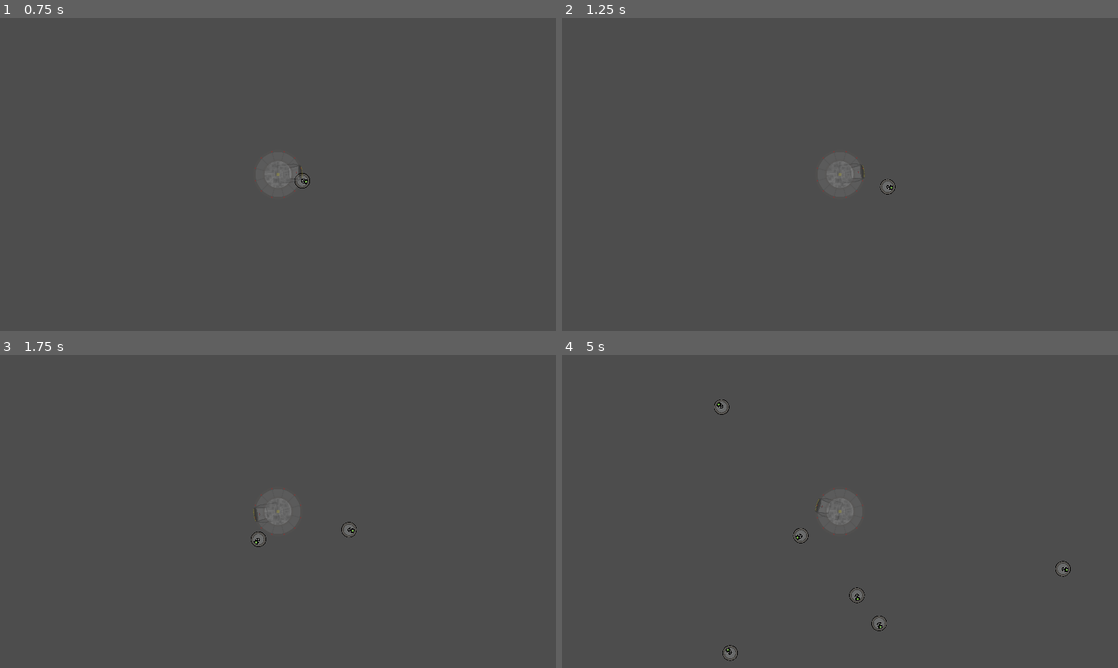
Above: before the commit, frames 1-4 (two rows, left to right).
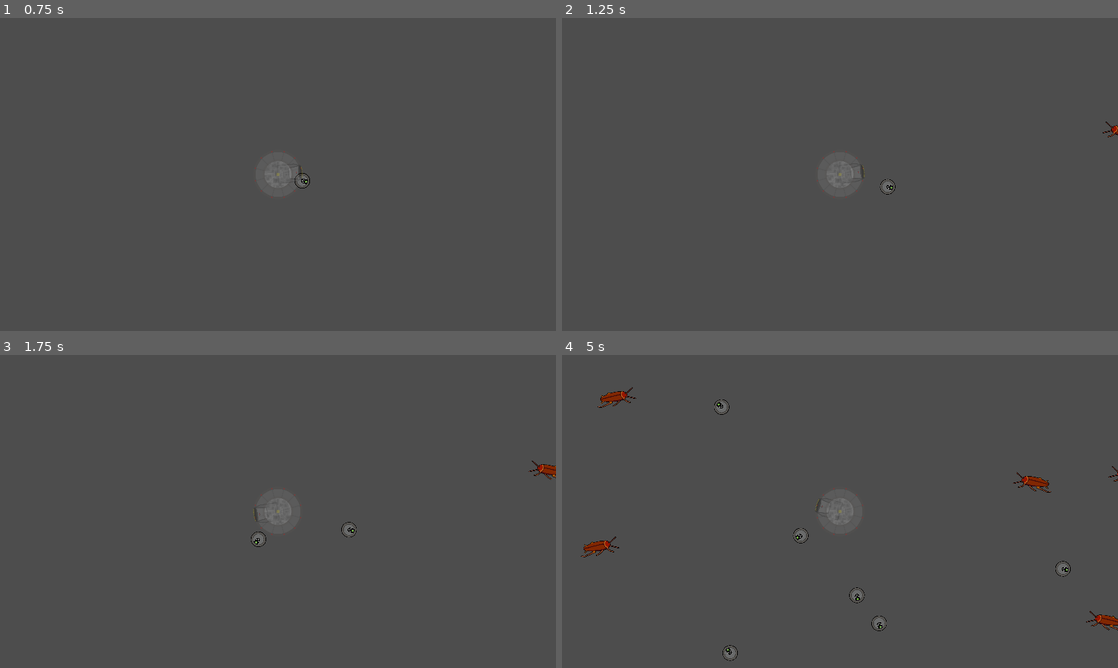
Above: after the commit, the same moments.

Repository: PlainOldNoah/DroneDeployer
Game: Godot game, scene res://main.tscn
The game is run twice, just before and just after one commit, with the same random seed, the same clock (stepped at 60 frames per second) and the same inputs.
Inputs (mouse positions are in pixels of both pictures, inside the frame that each line leads up to):
- Up to frame 1 (0.75 s): tap Enter at 0.5 s; move the mouse to (400, 158) at 0.52 s; press the mouse at (400, 158) at 0.53 s
- Up to frame 2 (1.25 s): no input
- Up to frame 3 (1.75 s): move the mouse to (166, 527) at 1.27 s; release the mouse at (166, 527) at 1.28 s; click (166, 527) at 1.35 s
- Up to frame 4 (5 s): move the mouse to (895, 442) at 2.02 s; press the mouse at (895, 442) at 2.03 s; move the mouse to (812, 574) at 2.77 s; release the mouse at (812, 574) at 2.78 s; click (812, 574) at 2.85 s; move the mouse to (1006, 558) at 3.52 s; press the mouse at (1006, 558) at 3.53 s; right-click (1006, 558) at 4.15 s; move the mouse to (673, 464) at 4.27 s; release the mouse at (673, 464) at 4.28 s; click (673, 464) at 4.35 s

Frame 1 is identical in both runs. In frame 2, less than 0.1% of the frame differs, in the area x 97-100%, y 33-39%; in frame 3, 0.1%; in frame 4, 0.7%, in the area x 3-100%, y 10-88%.

Commit message:
Created roach enemy and basic logic implemented for it

Diff:
--- a/Drone Deployer/drone_core/ddcc.gd
+++ b/Drone Deployer/drone_core/ddcc.gd
@@ -53,6 +53,8 @@
 func _on_core_area_body_entered(body):
 	if body.is_in_group("drone"):
 		body.store()
+	if body.is_in_group("enemy"):
+		body.queue_free() # TODO
 
 
 func _on_arming_range_body_exited(_body):
--- a/Drone Deployer/drone_core/ddcc.tscn
+++ b/Drone Deployer/drone_core/ddcc.tscn
@@ -54,7 +54,7 @@
 [node name="DeploymentClearing" type="Area2D" parent="Sprites/Deployer"]
 z_index = 1
 collision_layer = 0
-collision_mask = 2
+collision_mask = 6
 
 [node name="CollisionShape2D" type="CollisionShape2D" parent="Sprites/Deployer/DeploymentClearing"]
 position = Vector2(132, 0)
@@ -69,7 +69,7 @@
 [node name="CoreArea" type="Area2D" parent="."]
 z_index = 1
 collision_layer = 0
-collision_mask = 2
+collision_mask = 6
 
 [node name="CollisionShape2D" type="CollisionShape2D" parent="CoreArea"]
 shape = SubResource("CircleShape2D_yahjk")
--- a/Drone Deployer/drone_core/drone.gd
+++ b/Drone Deployer/drone_core/drone.gd
@@ -97,6 +97,8 @@
 		# Fixes two drones from colliding many times at once
 		collider.set_velocity_from_vector(velocity.bounce(collision.get_normal()))
 		collider.change_facing_direction()
+	elif collider.is_in_group("enemy"):
+		collider.queue_free()
 	else:
 		set_velocity_from_vector(velocity.bounce(collision.get_normal()))
 
--- /dev/null
+++ b/Drone Deployer/enemies/base_enemy.gd
@@ -0,0 +1,45 @@
+extends CharacterBody2D
+
+var stats:Dictionary = {
+	"speed":0,
+	"max_hp":0
+}
+
+var target_pos = null
+
+
+func _ready():
+	add_to_group("enemy")
+
+
+func _physics_process(delta):
+	var collision = move_and_collide(velocity * delta)
+#	if collision:
+#		handle_collision(collision)
+
+
+#func handle_collision(_collision:KinematicCollision2D):
+#	var collider = collision.get_collider()
+
+
+# Sets the target
+func set_target(new_target:Node):
+	target_pos = new_target.get_global_position()
+	go_to(target_pos)
+
+
+# Aims the velocity to that of the provided point
+func go_to(point:Vector2):
+	set_velocity_from_vector(point - self.get_global_position())
+
+
+# Sets the velocity from a provided vector
+func set_velocity_from_vector(vector:Vector2, speed:int=stats.speed):
+	set_velocity(vector.normalized() * speed)
+	change_facing_direction()
+
+
+# Adjusts the facing direction to that of the current velocity
+func change_facing_direction():
+	if velocity.x < 1:
+		apply_scale(Vector2(-1,1))
--- /dev/null
+++ b/Drone Deployer/enemies/base_enemy.tscn
@@ -0,0 +1,12 @@
+[gd_scene load_steps=2 format=3 uid="uid://e7ud1rls0atx"]
+
+[ext_resource type="Script" path="res://enemies/base_enemy.gd" id="1_uxrr6"]
+
+[node name="BaseEnemy" type="CharacterBody2D"]
+collision_layer = 4
+collision_mask = 0
+script = ExtResource("1_uxrr6")
+
+[node name="Sprite2D" type="Sprite2D" parent="."]
+
+[node name="CollisionShape2D" type="CollisionShape2D" parent="."]
--- /dev/null
+++ b/Drone Deployer/enemies/enemy_manager.gd
@@ -0,0 +1,7 @@
+extends Node
+
+signal enemy_created(enemy:Node)
+
+func create_new_enemy(enemy_path:String):
+	var enemy_inst:Node = load(enemy_path).instantiate()
+	emit_signal("enemy_created", enemy_inst)
--- /dev/null
+++ b/Drone Deployer/enemies/roach.gd
@@ -0,0 +1,10 @@
+extends "res://enemies/base_enemy.gd"
+
+var roach_stats:Dictionary = {
+	"speed":50,
+	"max_hp":1
+}
+
+
+func _ready():
+	stats = roach_stats
--- /dev/null
+++ b/Drone Deployer/enemies/roach.tscn
@@ -0,0 +1,20 @@
+[gd_scene load_steps=5 format=3 uid="uid://c4t4k6ucmdjsw"]
+
+[ext_resource type="PackedScene" uid="uid://e7ud1rls0atx" path="res://enemies/base_enemy.tscn" id="1_jeqh5"]
+[ext_resource type="Script" path="res://enemies/roach.gd" id="2_tsqcy"]
+[ext_resource type="Texture2D" uid="uid://12ok6po7sk3k" path="res://assets/visual/roach.png" id="3_0oajm"]
+
+[sub_resource type="CapsuleShape2D" id="CapsuleShape2D_s6l6r"]
+radius = 33.0
+height = 160.0
+
+[node name="Roach" instance=ExtResource("1_jeqh5")]
+scale = Vector2(0.4, 0.4)
+script = ExtResource("2_tsqcy")
+
+[node name="Sprite2D" parent="." index="0"]
+texture = ExtResource("3_0oajm")
+
+[node name="CollisionShape2D" parent="." index="1"]
+rotation = -1.57079
+shape = SubResource("CapsuleShape2D_s6l6r")
--- a/Drone Deployer/project.godot
+++ b/Drone Deployer/project.godot
@@ -18,6 +18,7 @@
 [autoload]
 
 DroneManager="*res://drone_core/drone_manager.gd"
+EnemyManager="*res://enemies/enemy_manager.gd"
 
 [display]
 
--- a/Drone Deployer/ui/gameboard.gd
+++ b/Drone Deployer/ui/gameboard.gd
@@ -9,12 +9,26 @@
 @onready var left_bound := $MapBounds/Left
 @onready var right_bound := $MapBounds/Right
 
+@export var dist_outside_screen:int = 20
 
 func _ready():
 	set_boundries()
 	var _ok := DroneManager.connect("drone_created", add_node_to_lvl_obj)
+	_ok = EnemyManager.connect("enemy_created", add_enemy_to_map)
 
 
+func _input(event):
+	if event.is_action_pressed("deploy_drone"):
+		ddcc.deploy_next_drone()
+	elif event.is_action_pressed("skip_drone"):
+
+		var test:float = 0
+		for i in 1000000:
+			test += get_random_offscreen_point().x
+		print(test/1000000.0)
+
+
+# Adjusts the world borders to the edge of the map
 func set_boundries():
 	top_bound.position = centerer.position
 	bottom_bound.position = centerer.size + centerer.position
@@ -22,12 +36,24 @@
 	right_bound.position = centerer.size + centerer.position
 
 
+# Adds the object to the lvl_obj node
 func add_node_to_lvl_obj(object:Node):
 	lvl_obj.add_child(object)
 
 
-func _input(event):
-	if event.is_action_pressed("deploy_drone"):
-		ddcc.deploy_next_drone()
-	elif event.is_action_pressed("skip_drone"):
-		pass
+func add_enemy_to_map(enemy:Node):
+	add_node_to_lvl_obj(enemy)
+	enemy.set_global_position(get_random_offscreen_point())
+	enemy.set_target(ddcc)
+
+
+# Return a random L/R cord on the map border modified by dist_outside_screen
+func get_random_offscreen_point() -> Vector2i:
+	var output:Vector2i = Vector2i.ZERO
+	output.y = randi_range(centerer.position.y, centerer.size.y + centerer.position.y)
+	output.x = (centerer.position.x - dist_outside_screen) if randi() % 2 == 0 else (centerer.size.x + centerer.position.x + dist_outside_screen)
+	return output
+
+
+func _on_enemy_spawn_clock_timeout():
+	EnemyManager.create_new_enemy("res://enemies/roach.tscn")
--- a/Drone Deployer/ui/gameboard.tscn
+++ b/Drone Deployer/ui/gameboard.tscn
@@ -57,3 +57,8 @@
 shape = SubResource("WorldBoundaryShape2D_ceo3k")
 
 [node name="LevelObjects" type="Node2D" parent="."]
+
+[node name="EnemySpawnClock" type="Timer" parent="."]
+autostart = true
+
+[connection signal="timeout" from="EnemySpawnClock" to="." method="_on_enemy_spawn_clock_timeout"]
Binary file added: Drone Deployer/assets/visual/roach.png
Not shown, added: Drone Deployer/assets/visual/roach.png.import
Not shown, added: Asset Workbook/roach.ase
